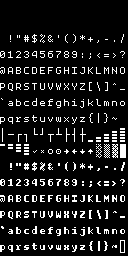
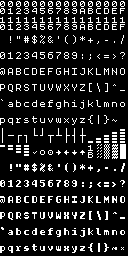
Two versions of the same layered image (128×256). Layer-by-layer changes:
painted on "Background Merged" over (0, 1, 126, 253)
